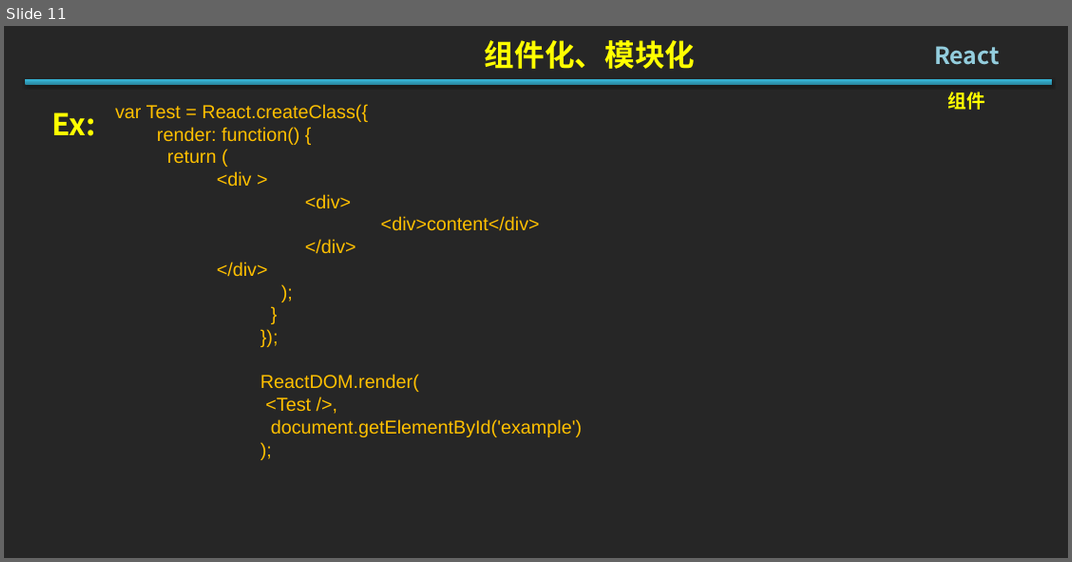
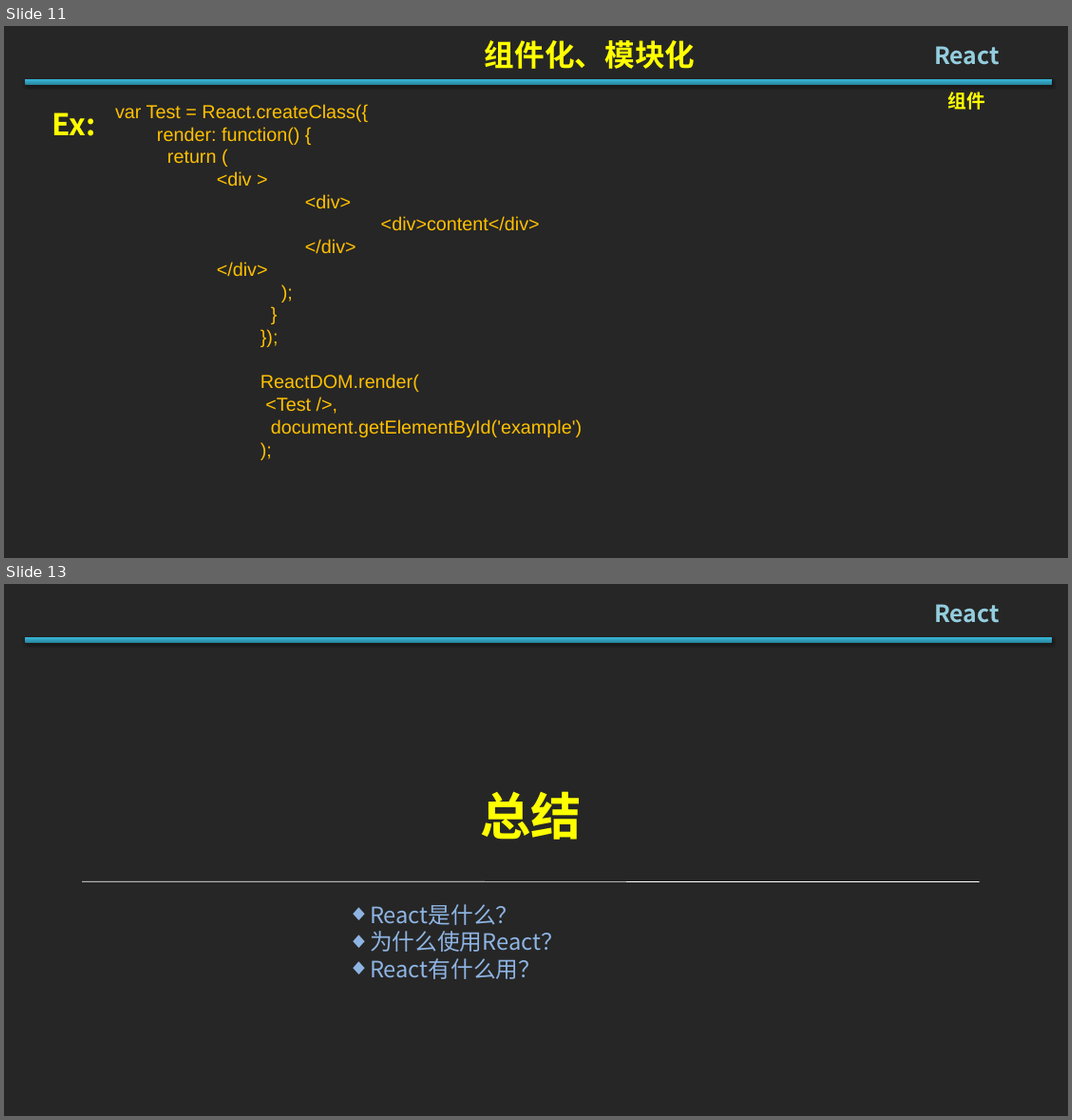
Before and after one commit to Jiepeixuan/Share, a slide deck: React/React.pptx. Shown one above the other, each under a label of ours: slide 11 before the commit, slides 11 and 13 after it; the slides between them are not shown. The pictures are 1072x562 and 1072x1120 pixels, drawn with LibreOffice and Linux fonts; fonts in the diff are those of the drawing. Boxes give left, top, right and bottom in pixels: in the first picture for what was removed or moved away, otherwise in the second. Text is boxed around its words. In the diff, an @@ line names an element or a change of style, - is before the commit and + after.

```diff
--- a/React/React.pptx
+++ b/React/React.pptx
@@ slide 13 added at [4, 584, 1068, 1116], background #262626 @@
@@ title added at [934, 604, 1000, 623], 25.2 pt, text #93CDDD, bold @@
+React
@@ rectangle added at [26, 637, 1053, 643], fill gradient #2A88A2 to #37B1D2 to #34B4D6 @@
@@ text added at [480, 791, 582, 840], 54 pt, text #FFFF00, bold @@
+总结
@@ line added from (82, 882) to (980, 882), #FFFFFF 0.75 pt @@
@@ text added at [370, 904, 564, 979], 24 pt, text #8EB4E3 @@
+◆ React是什么？
+◆ 为什么使用React？
+◆ React有什么用？
```
Also in this commit, not shown: 1 slide changed, 2 other slides added, 5 slides removed.
